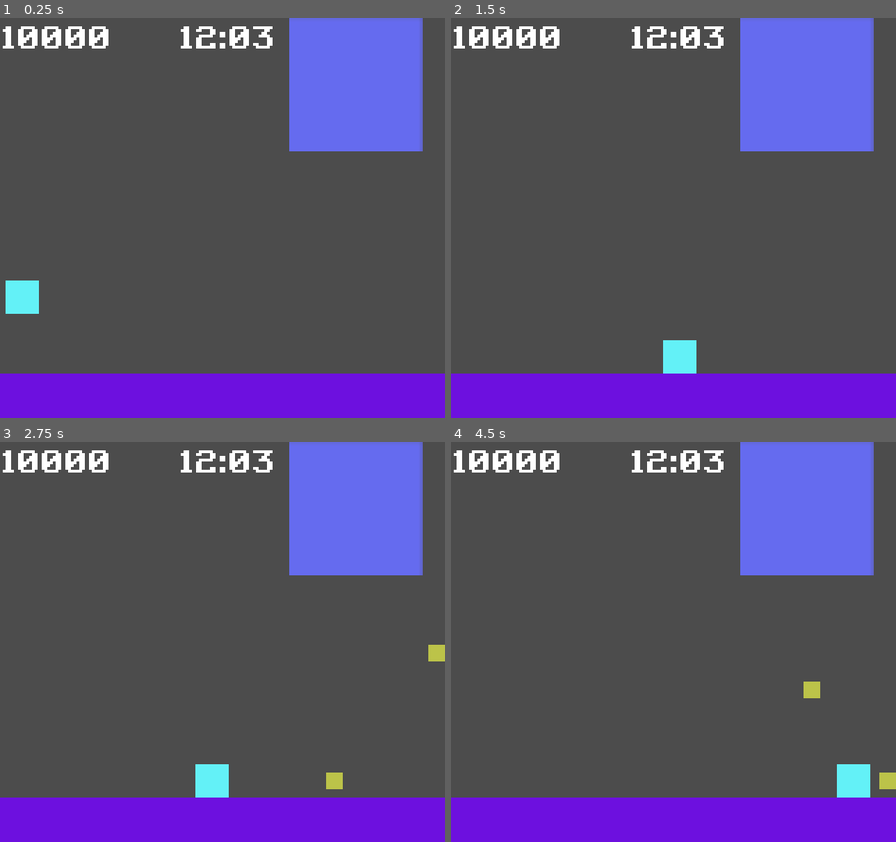
Above: before the commit, frames 1-4 (two rows, left to right).
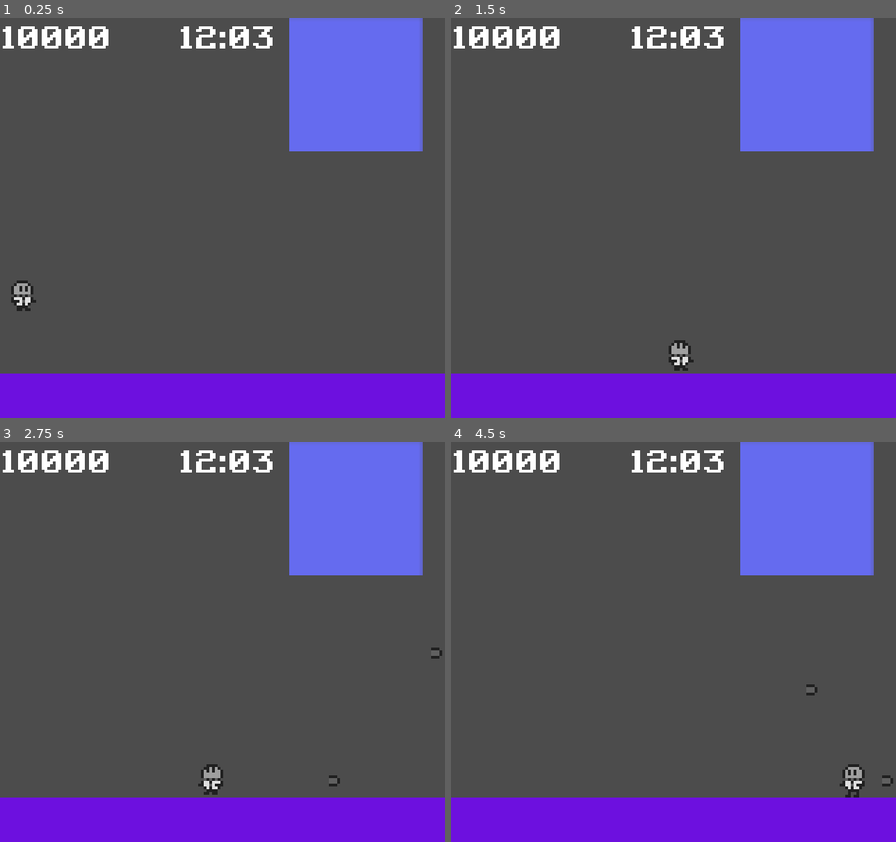
Above: after the commit, the same moments.

Repository: michaeldevlee/trials_of_the_galaxy
Game: Godot game, scene res://main.tscn
Same seed, same stepped clock (60 frames per second), same inputs: the game is played once before the commit and once after it. The engine's default icon, where the game draws it, is replaced by a stand-in: a white triangle on a blue panel in a dark square.
Inputs:
- Up to frame 1 (0.25 s): no input
- Up to frame 2 (1.5 s): hold Right (right) from 0.53 s (still down); tap D (dash) at 0.6 s; tap Space (jump) at 0.77 s; tap G (lock_facing_direction) at 1.35 s
- Up to frame 3 (2.75 s): tap Space (jump) at 1.52 s; release Right (right) at 2.03 s; hold Left (left) from 2.03 s (still down); hold F (shoot) from 2.03 s (still down)
- Up to frame 4 (4.5 s): release Left (left) at 2.78 s; release F (shoot) at 2.78 s; hold Right (right) 2.78-4.28 s; tap D (dash) at 2.85 s; tap Space (jump) at 3.02, 3.77 s; tap G (lock_facing_direction) at 3.6 s; hold Left (left) from 4.28 s (still down); tap F (shoot) at 4.35 s

The runs differ from the first frame. In frame 1, 0.6% of the frame differs, in the area x 1-9%, y 65-74%; in frame 2, 0.6%; in frame 3, 0.9%, in the area x 43-100%, y 50-89%; in frame 4, 0.9%.

Commit message:
added new sprites from artist

Diff:
--- a/Core/Boss/BaseBoss/Boss.tscn
+++ b/Core/Boss/BaseBoss/Boss.tscn
@@ -1,6 +1,6 @@
 [gd_scene load_steps=8 format=2]
 
-[ext_resource path="res://Core/Boss/TestBoss/Idle_TestBoss.tres" type="Animation" id=1]
+[ext_resource path="res://Core/Boss/EggmanBoss/Idle_TestBoss.tres" type="Animation" id=1]
 [ext_resource path="res://Core/Boss/StateMachine/StateMachine.tscn" type="PackedScene" id=2]
 [ext_resource path="res://Core/Boss/BaseBoss/Boss.gd" type="Script" id=3]
 [ext_resource path="res://icon.png" type="Texture" id=4]
--- a/Core/Boss/TestBoss/PoundUpperLoc.tscn
+++ b/Core/Boss/EggmanBoss/PoundUpperLoc.tscn
@@ -1,6 +1,6 @@
 [gd_scene load_steps=2 format=2]
 
-[ext_resource path="res://Core/Boss/TestBoss/PoundUpperLoc.gd" type="Script" id=1]
+[ext_resource path="res://Core/Boss/EggmanBoss/PoundUpperLoc.gd" type="Script" id=1]
 
 [node name="PoundUpperLoc_1" type="Position2D"]
 script = ExtResource( 1 )
--- /dev/null
+++ b/Core/Boss/EggmanBoss/TestBoss.tscn
@@ -0,0 +1,39 @@
+[gd_scene load_steps=8 format=2]
+
+[ext_resource path="res://Core/Boss/EggmanBoss/TestBossIdle.tscn" type="PackedScene" id=1]
+[ext_resource path="res://Core/Boss/EggmanBoss/TestBossAttack.tscn" type="PackedScene" id=2]
+[ext_resource path="res://Core/Boss/BaseBoss/Boss.tscn" type="PackedScene" id=3]
+[ext_resource path="res://Core/Boss/EggmanBoss/Idle_TestBoss.tres" type="Animation" id=4]
+[ext_resource path="res://Core/Boss/EggmanBoss/TestBoss.gd" type="Script" id=5]
+[ext_resource path="res://Core/Boss/EggmanBoss/Test_Boss.png" type="Texture" id=6]
+
+[sub_resource type="Animation" id=1]
+resource_name = "Attack_1"
+loop = true
+
+[node name="EggmanBoss" instance=ExtResource( 3 )]
+collision_layer = 2
+collision_mask = 2
+script = ExtResource( 5 )
+
+[node name="Sprite" parent="." index="2"]
+texture = ExtResource( 6 )
+
+[node name="StateMachine" parent="." index="3"]
+initial_state = NodePath("Idle")
+
+[node name="Idle" parent="StateMachine" index="0" instance=ExtResource( 1 )]
+
+[node name="Attack_1" parent="StateMachine" index="1" instance=ExtResource( 2 )]
+tween_path = NodePath("../../Tween")
+
+[node name="AnimationPlayer" parent="." index="4"]
+anims/Attack_1 = SubResource( 1 )
+anims/Idle = ExtResource( 4 )
+
+[node name="Tween" type="Tween" parent="." index="5"]
+
+[node name="RayCast2D" type="RayCast2D" parent="." index="6"]
+enabled = true
+cast_to = Vector2( 0, 32 )
+collision_mask = 2
--- a/Core/Boss/TestBoss/TestBossAttack.tscn
+++ b/Core/Boss/EggmanBoss/TestBossAttack.tscn
@@ -1,7 +1,7 @@
 [gd_scene load_steps=3 format=2]
 
 [ext_resource path="res://Core/Boss/StateMachine/State.tscn" type="PackedScene" id=1]
-[ext_resource path="res://Core/Boss/TestBoss/TestBossAttack.gd" type="Script" id=2]
+[ext_resource path="res://Core/Boss/EggmanBoss/TestBossAttack.gd" type="Script" id=2]
 
 [node name="Attack_1" instance=ExtResource( 1 )]
 script = ExtResource( 2 )
--- a/Core/Boss/TestBoss/TestBossIdle.tscn
+++ b/Core/Boss/EggmanBoss/TestBossIdle.tscn
@@ -1,7 +1,7 @@
 [gd_scene load_steps=3 format=2]
 
 [ext_resource path="res://Core/Boss/StateMachine/State.tscn" type="PackedScene" id=1]
-[ext_resource path="res://Core/Boss/TestBoss/TestBossIdle.gd" type="Script" id=2]
+[ext_resource path="res://Core/Boss/EggmanBoss/TestBossIdle.gd" type="Script" id=2]
 
 [node name="Idle" instance=ExtResource( 1 )]
 script = ExtResource( 2 )
--- a/Core/Boss/TestBoss/TestBoss.tscn
+++ /dev/null
@@ -1,39 +0,0 @@
-[gd_scene load_steps=8 format=2]
-
-[ext_resource path="res://Core/Boss/BaseBoss/Boss.tscn" type="PackedScene" id=1]
-[ext_resource path="res://Core/Boss/TestBoss/TestBoss.gd" type="Script" id=2]
-[ext_resource path="res://Core/Boss/TestBoss/TestBossIdle.tscn" type="PackedScene" id=3]
-[ext_resource path="res://Core/Boss/TestBoss/Idle_TestBoss.tres" type="Animation" id=4]
-[ext_resource path="res://Core/Boss/TestBoss/TestBossAttack.tscn" type="PackedScene" id=5]
-[ext_resource path="res://Core/Boss/TestBoss/Test_Boss.png" type="Texture" id=6]
-
-[sub_resource type="Animation" id=1]
-resource_name = "Attack_1"
-loop = true
-
-[node name="TestBoss" instance=ExtResource( 1 )]
-collision_layer = 3
-collision_mask = 3
-script = ExtResource( 2 )
-
-[node name="Sprite" parent="." index="2"]
-texture = ExtResource( 6 )
-
-[node name="StateMachine" parent="." index="3"]
-initial_state = NodePath("Idle")
-
-[node name="Idle" parent="StateMachine" index="0" instance=ExtResource( 3 )]
-
-[node name="Attack_1" parent="StateMachine" index="1" instance=ExtResource( 5 )]
-tween_path = NodePath("../../Tween")
-
-[node name="AnimationPlayer" parent="." index="4"]
-anims/Attack_1 = SubResource( 1 )
-anims/Idle = ExtResource( 4 )
-
-[node name="Tween" type="Tween" parent="." index="5"]
-
-[node name="RayCast2D" type="RayCast2D" parent="." index="6"]
-enabled = true
-cast_to = Vector2( 0, 32 )
-collision_mask = 2
--- a/Core/Player/Bullet.tscn
+++ b/Core/Player/Bullet.tscn
@@ -1,6 +1,6 @@
 [gd_scene load_steps=4 format=2]
 
-[ext_resource path="res://Core/Player/test_bullet.png" type="Texture" id=1]
+[ext_resource path="res://Assets/Sprites/projectiles.png" type="Texture" id=1]
 [ext_resource path="res://Core/Player/Bullet.gd" type="Script" id=2]
 
 [sub_resource type="RectangleShape2D" id=1]
@@ -17,6 +17,8 @@
 
 [node name="Sprite" type="Sprite" parent="."]
 texture = ExtResource( 1 )
+region_enabled = true
+region_rect = Rect2( 1, 1, 8, 8 )
 
 [node name="Timer" type="Timer" parent="."]
 wait_time = 2.0
--- a/Core/Player/Player.gd
+++ b/Core/Player/Player.gd
@@ -6,6 +6,8 @@
 onready var cd_timer = get_node("Shoot_CD_Timer")
 onready var cd_dash_timer = get_node("Dash_CD_Timer")
 onready var dash_timer = get_node("DashTimer")
+onready var anim_player = get_node("AnimationPlayer")
+onready var sprite = get_node("Sprite")
 
 export var movement_speed : int = 60
 export var jump_speed : int = 7
@@ -55,6 +57,17 @@
 	if Input.is_action_just_pressed("ui_down"):
 		shoot_cool_down -= 0.1
 
+func apply_anims():
+	if velocity.x == 0 and is_on_floor():
+		anim_player.play("Idle")
+	elif abs(velocity.y) > 1 and !is_on_floor():
+		anim_player.play("Jump")
+
+	if velocity.x > 0:
+		sprite.flip_h = false
+	if velocity.x < 0:
+		sprite.flip_h = true
+
 func update_shooting_direction(direction):
 	if is_lock_direction == true:
 		return
@@ -100,3 +113,4 @@
 	velocity = move_and_slide(velocity, Vector2.UP)
 	apply_gravity(delta)
 	get_user_input(delta)
+	apply_anims()
--- a/Core/Player/Player.tscn
+++ b/Core/Player/Player.tscn
@@ -1,10 +1,58 @@
-[gd_scene load_steps=4 format=2]
+[gd_scene load_steps=7 format=2]
 
 [ext_resource path="res://Core/Player/Player.gd" type="Script" id=1]
-[ext_resource path="res://Core/Player/test_player.png" type="Texture" id=2]
+[ext_resource path="res://Assets/Sprites/player_sprite_sheet.png" type="Texture" id=2]
 
 [sub_resource type="RectangleShape2D" id=1]
 extents = Vector2( 6, 6 )
+
+[sub_resource type="Animation" id=2]
+resource_name = "Idle"
+length = 0.8
+loop = true
+tracks/0/type = "value"
+tracks/0/path = NodePath("Sprite:frame")
+tracks/0/interp = 1
+tracks/0/loop_wrap = true
+tracks/0/imported = false
+tracks/0/enabled = true
+tracks/0/keys = {
+"times": PoolRealArray( 0, 0.2, 0.4, 0.6 ),
+"transitions": PoolRealArray( 1, 1, 1, 1 ),
+"update": 1,
+"values": [ 0, 1, 2, 3 ]
+}
+
+[sub_resource type="Animation" id=4]
+resource_name = "Jump"
+length = 0.5
+tracks/0/type = "value"
+tracks/0/path = NodePath("Sprite:frame")
+tracks/0/interp = 1
+tracks/0/loop_wrap = true
+tracks/0/imported = false
+tracks/0/enabled = true
+tracks/0/keys = {
+"times": PoolRealArray( 0.1, 0.2, 0.3, 0.4 ),
+"transitions": PoolRealArray( 1, 1, 1, 1 ),
+"update": 1,
+"values": [ 4, 5, 6, 7 ]
+}
+
+[sub_resource type="Animation" id=3]
+length = 0.001
+tracks/0/type = "value"
+tracks/0/path = NodePath("Sprite:frame")
+tracks/0/interp = 1
+tracks/0/loop_wrap = true
+tracks/0/imported = false
+tracks/0/enabled = true
+tracks/0/keys = {
+"times": PoolRealArray( 0 ),
+"transitions": PoolRealArray( 1 ),
+"update": 0,
+"values": [ 0 ]
+}
 
 [node name="Player" type="KinematicBody2D" groups=["Player"]]
 script = ExtResource( 1 )
@@ -14,8 +62,14 @@
 
 [node name="Sprite" type="Sprite" parent="."]
 texture = ExtResource( 2 )
+hframes = 4
+vframes = 3
 
 [node name="AnimationPlayer" type="AnimationPlayer" parent="."]
+autoplay = "Idle"
+anims/Idle = SubResource( 2 )
+anims/Jump = SubResource( 4 )
+anims/RESET = SubResource( 3 )
 
 [node name="Shoot_CD_Timer" type="Timer" parent="."]
 one_shot = true
--- a/main.tscn
+++ b/main.tscn
@@ -3,7 +3,7 @@
 [ext_resource path="res://Core/Player/Player.tscn" type="PackedScene" id=1]
 [ext_resource path="res://Core/World/Tileset/Tileset.tscn" type="PackedScene" id=2]
 [ext_resource path="res://Debug/Debug.tscn" type="PackedScene" id=3]
-[ext_resource path="res://Core/Boss/TestBoss/TestBoss.tscn" type="PackedScene" id=4]
+[ext_resource path="res://Core/Boss/EggmanBoss/TestBoss.tscn" type="PackedScene" id=4]
 [ext_resource path="res://UI/HUD.tscn" type="PackedScene" id=5]
 
 [node name="main" type="Node2D"]
--- a/project.godot
+++ b/project.godot
@@ -12,7 +12,7 @@
 "base": "BossState",
 "class": "Attack_1TestBoss",
 "language": "GDScript",
-"path": "res://Core/Boss/TestBoss/TestBossAttack.gd"
+"path": "res://Core/Boss/EggmanBoss/TestBossAttack.gd"
 }, {
 "base": "KinematicBody2D",
 "class": "Boss",
@@ -57,7 +57,7 @@
 "base": "BossState",
 "class": "Idle_BossState",
 "language": "GDScript",
-"path": "res://Core/Boss/TestBoss/TestBossIdle.gd"
+"path": "res://Core/Boss/EggmanBoss/TestBossIdle.gd"
 }, {
 "base": "KinematicBody2D",
 "class": "Player",
@@ -77,7 +77,7 @@
 "base": "Boss",
 "class": "TestBoss",
 "language": "GDScript",
-"path": "res://Core/Boss/TestBoss/TestBoss.gd"
+"path": "res://Core/Boss/EggmanBoss/TestBoss.gd"
 } ]
 _global_script_class_icons={
 "Attack_1TestBoss": "",
Binary file added: Assets/Sprites/player_sprite_sheet.png
Not shown, added: Assets/Sprites/player_sprite_sheet.png.import
Binary file added: Assets/Sprites/projectiles.png
Not shown, changed: Assets/Sprites/projectiles.png.import
Renamed: Core/Boss/TestBoss/Idle_TestBoss.tres -> Core/Boss/EggmanBoss/Idle_TestBoss.tres
Renamed: Core/Boss/TestBoss/PoundUpperLoc.gd -> Core/Boss/EggmanBoss/PoundUpperLoc.gd
Renamed: Core/Boss/TestBoss/TestBoss.gd -> Core/Boss/EggmanBoss/TestBoss.gd
Renamed: Core/Boss/TestBoss/TestBossAttack.gd -> Core/Boss/EggmanBoss/TestBossAttack.gd
Renamed: Core/Boss/TestBoss/TestBossIdle.gd -> Core/Boss/EggmanBoss/TestBossIdle.gd
Renamed: Core/Boss/TestBoss/Test_Boss.png -> Core/Boss/EggmanBoss/Test_Boss.png
Not shown, added: Core/Boss/EggmanBoss/Test_Boss.png.import
